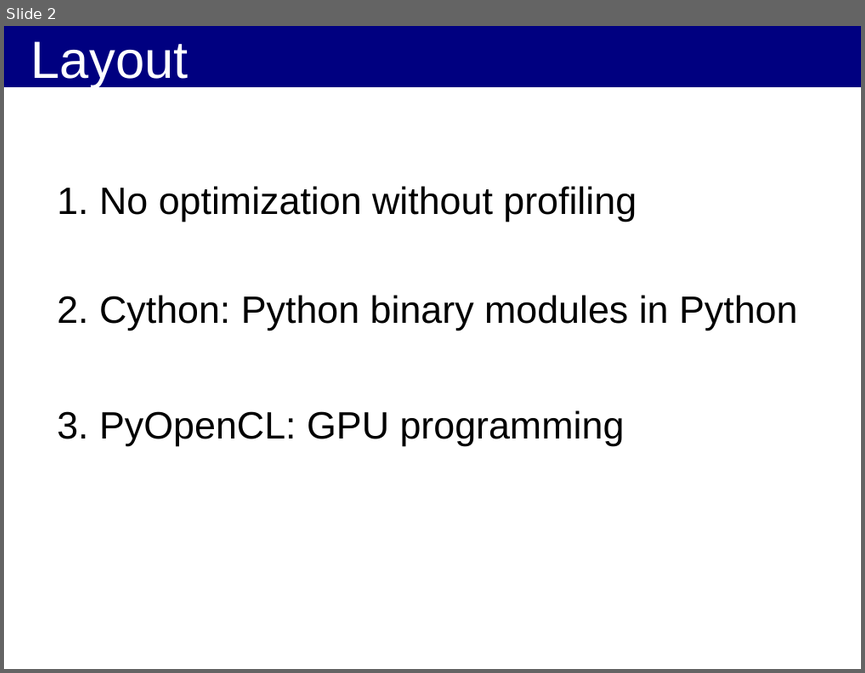
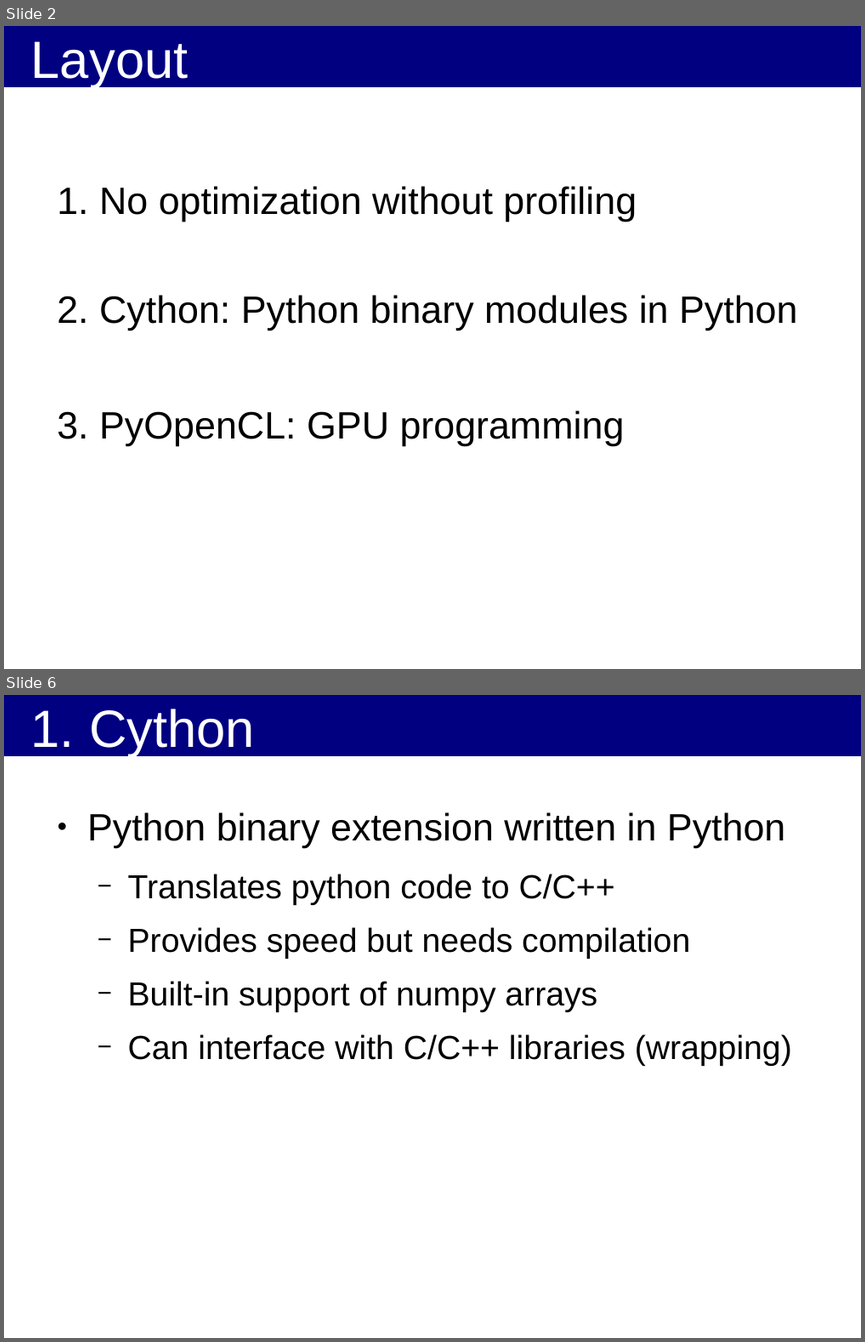
Before and after one commit to kif/HPP, a slide deck: Cython_OpenCL.odp. Shown one above the other, each under a label of ours: slide 2 before the commit, slides 2 and 6 after it; the slides between them are not shown. The pictures are 865x673 and 865x1342 pixels, drawn with LibreOffice and Linux fonts; fonts in the diff are those of the drawing; background and template pictures are left out. Boxes give left, top, right and bottom in pixels: in the first picture for what was removed or moved away, otherwise in the second. Text is boxed around its words. In the diff, an @@ line names an element or a change of style, - is before the commit and + after.

Commit message:
Work on python implementation

```diff
--- a/Cython_OpenCL.odp
+++ b/Cython_OpenCL.odp
@@ slide 6 added at bbox=[4, 695, 861, 1338], background #FFFFFF; not listed: 1 template element that a slide beside it also shows @@
@@ title added at bbox=[31, 709, 255, 757], 44 pt, text #FFFFFF @@
+1. Cython
@@ text added at bbox=[87, 812, 792, 1066], 28 pt, text #000000 @@
+● Python binary extension written in Python
+  − Translates python code to C/C++
+  − Provides speed but needs compilation
+  − Built-in support of numpy arrays
+  − Can interface with C/C++ libraries (wrapping)
```
Also in this commit, not shown: 3 slides changed, 9 other slides added, 1 other file.
